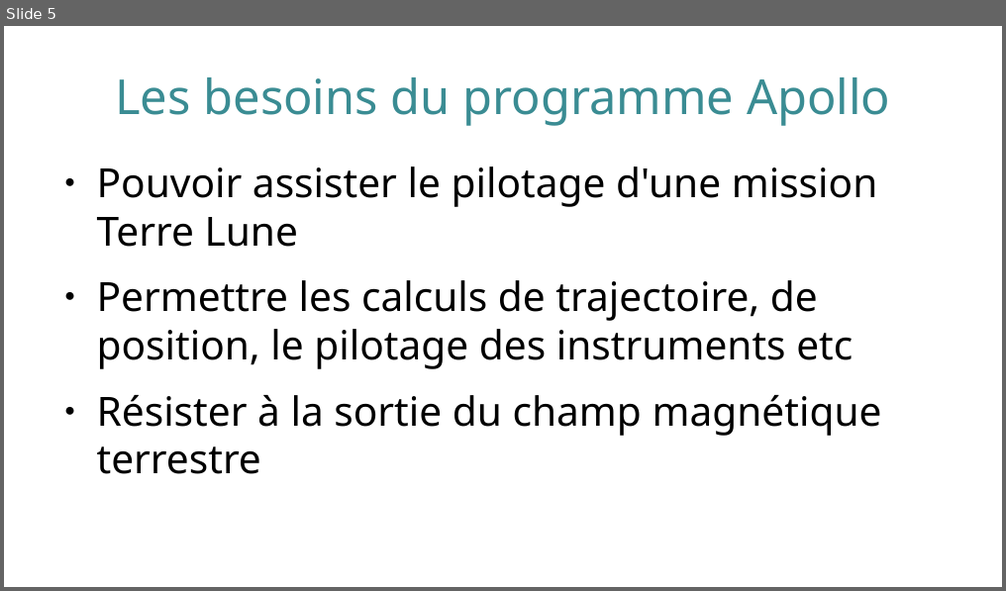
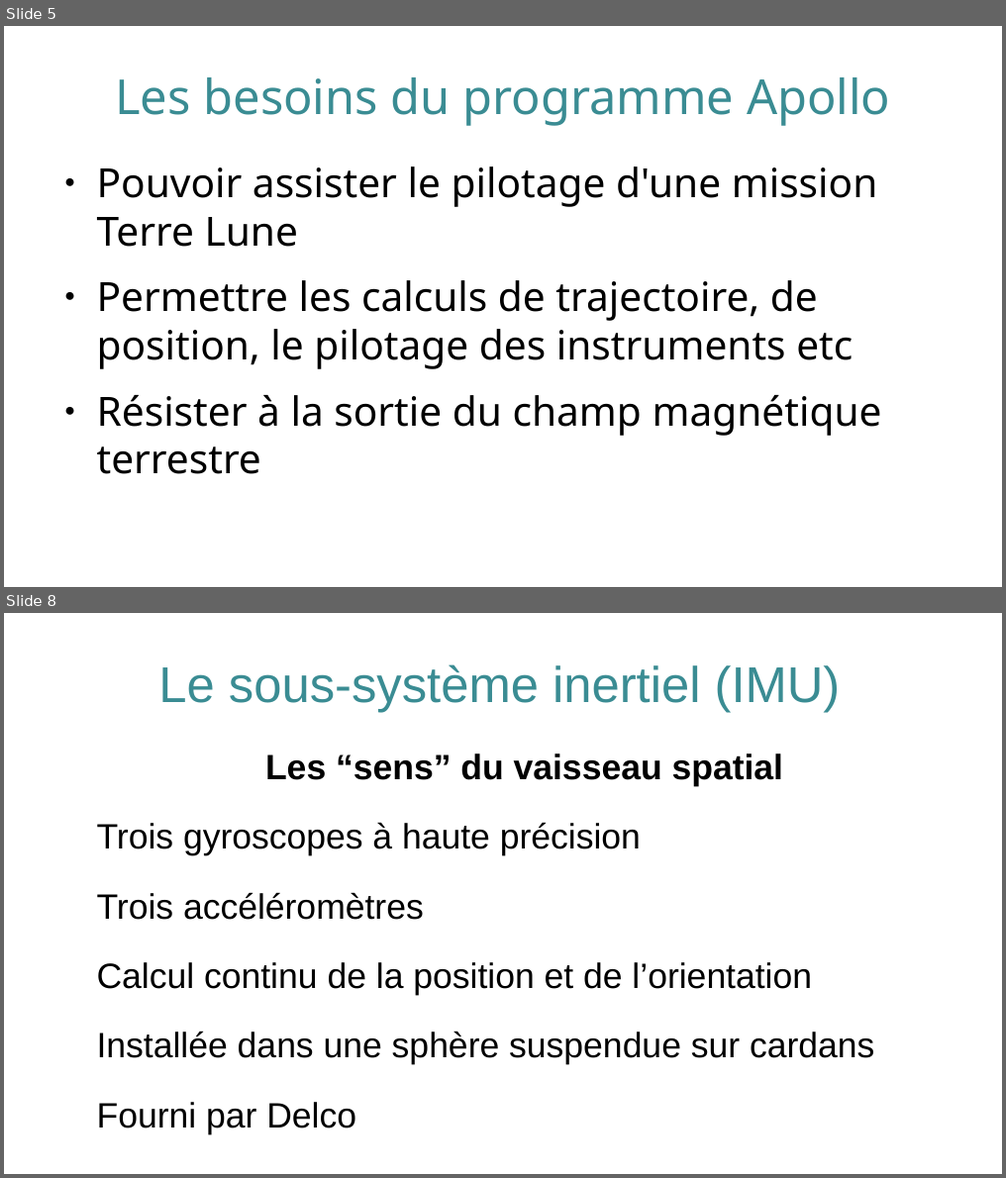
Before and after one commit to RegameyManuel/Presentation-AGC, a slide deck: AGC-Presentation.odp. Shown one above the other, each under a label of ours: slide 5 before the commit, slides 5 and 8 after it; the slides between them are not shown. The pictures are 1006x591 and 1006x1178 pixels, drawn with LibreOffice and Linux fonts; fonts in the diff are those of the drawing. Boxes give left, top, right and bottom in pixels: in the first picture for what was removed or moved away, otherwise in the second. Text is boxed around its words. In the diff, an @@ line names an element or a change of style, - is before the commit and + after.

```diff
--- a/AGC-Presentation.odp
+++ b/AGC-Presentation.odp
@@ slide 8 added at <box>4,613,1002,1174</box>, background #FFFFFF @@
@@ title added at <box>158,664,841,712</box>, 40 pt, text #3A8C93 @@
+Le sous-système inertiel (IMU)
@@ text added at <box>97,754,874,1135</box>, 28 pt, text #000000 @@
+Les “sens” du vaisseau spatial
+Trois gyroscopes à haute précision
+Trois accéléromètres
+Calcul continu de la position et de l’orientation
+Installée dans une sphère suspendue sur cardans
+Fourni par Delco
```
Also in this commit, not shown: 1 slide changed, 6 other slides added, 2 slides removed, 1 other file.
